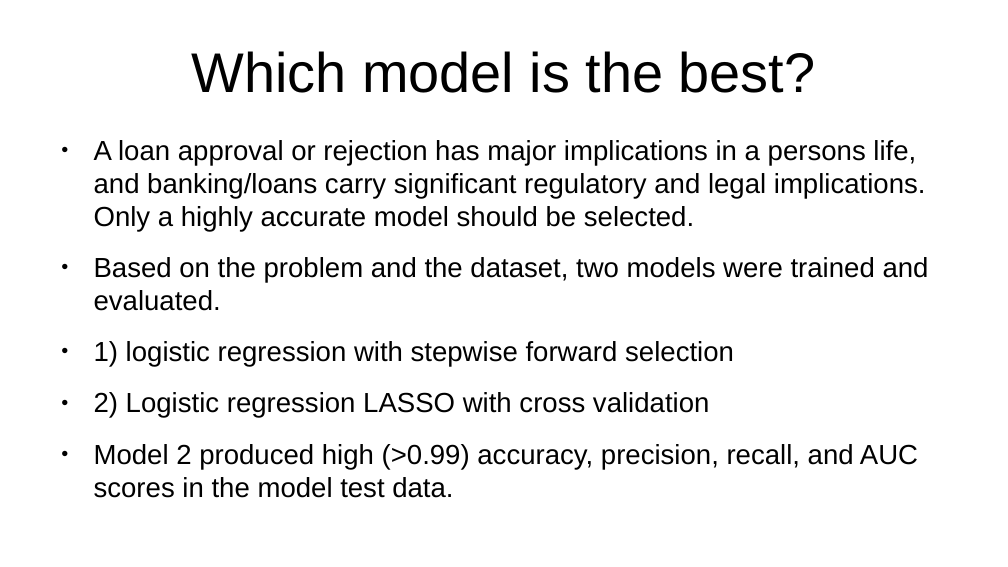
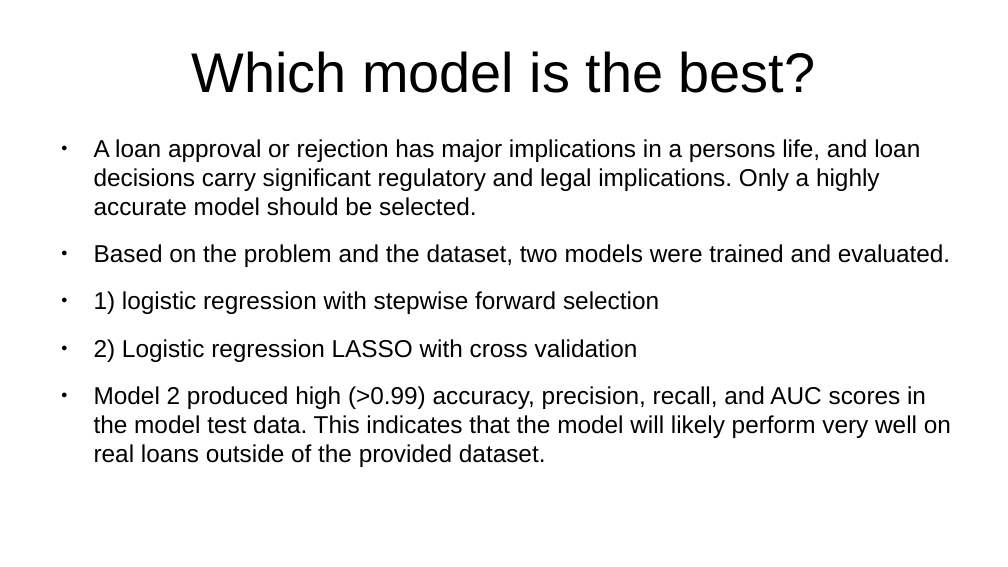
Before and after one commit to mbradds/loan-origination-model, a slide deck: slide 3 of loan_approval_slides_gm.pptx. Drawn at 1008x567 pixels with LibreOffice and Linux fonts; fonts in the diff are those of the drawing. Boxes give left, top, right and bottom in pixels: in the first picture for what was removed or moved away, otherwise in the second. Text is boxed around its words. In the diff, an @@ line names an element or a change of style, - is before the commit and + after.

```diff
--- a/loan_approval_slides_gm.pptx
+++ b/loan_approval_slides_gm.pptx
@@ text at [94,139,920,216]: text changed; size 21.8 to 19.2 pt @@
-● A loan approval or rejection has major implications in a persons life, and banking/loans carry significant regulatory and legal implications. Only a highly accurate model should be selected.
+● A loan approval or rejection has major implications in a persons life, and loan decisions carry significant regulatory and legal implications. Only a highly accurate model should be selected.
@@ text at [94,244,950,362]: size 21.8 to 19.2 pt in "Based on the problem and the dataset, ...", "1) logistic regression with stepwise forward selection", "2) Logistic regression LASSO with cross validation" @@
@@ text at [94,386,951,467]: text changed; size 21.8 to 19.2 pt @@
-● Model 2 produced high (>0.99) accuracy, precision, recall, and AUC scores in the model test data.
+● Model 2 produced high (>0.99) accuracy, precision, recall, and AUC scores in the model test data. This indicates that the model will likely perform very well on real loans outside of the provided dataset.
```
Also in this commit, not shown: 2 other slides changed, 3 other files.
